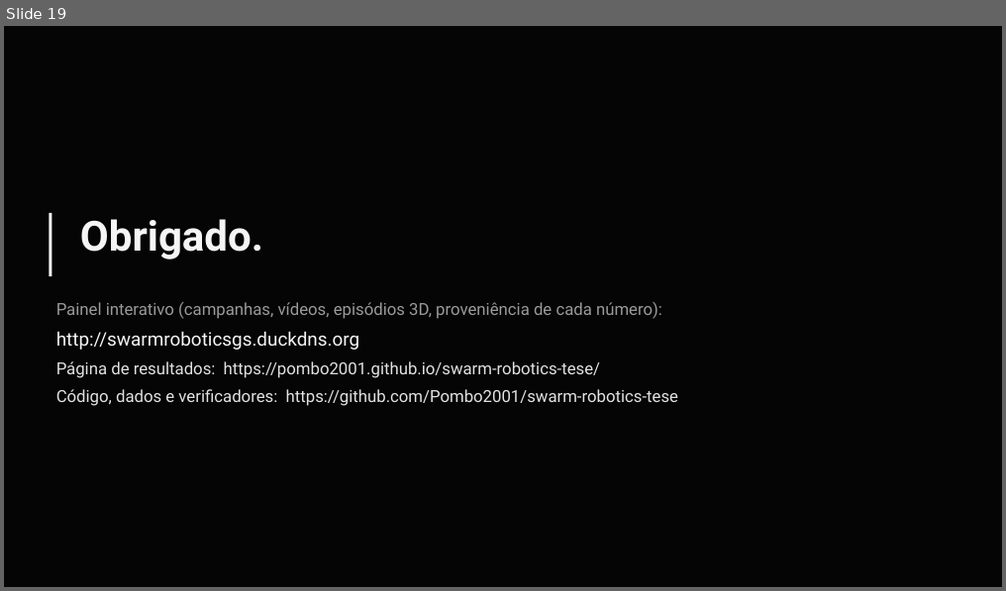
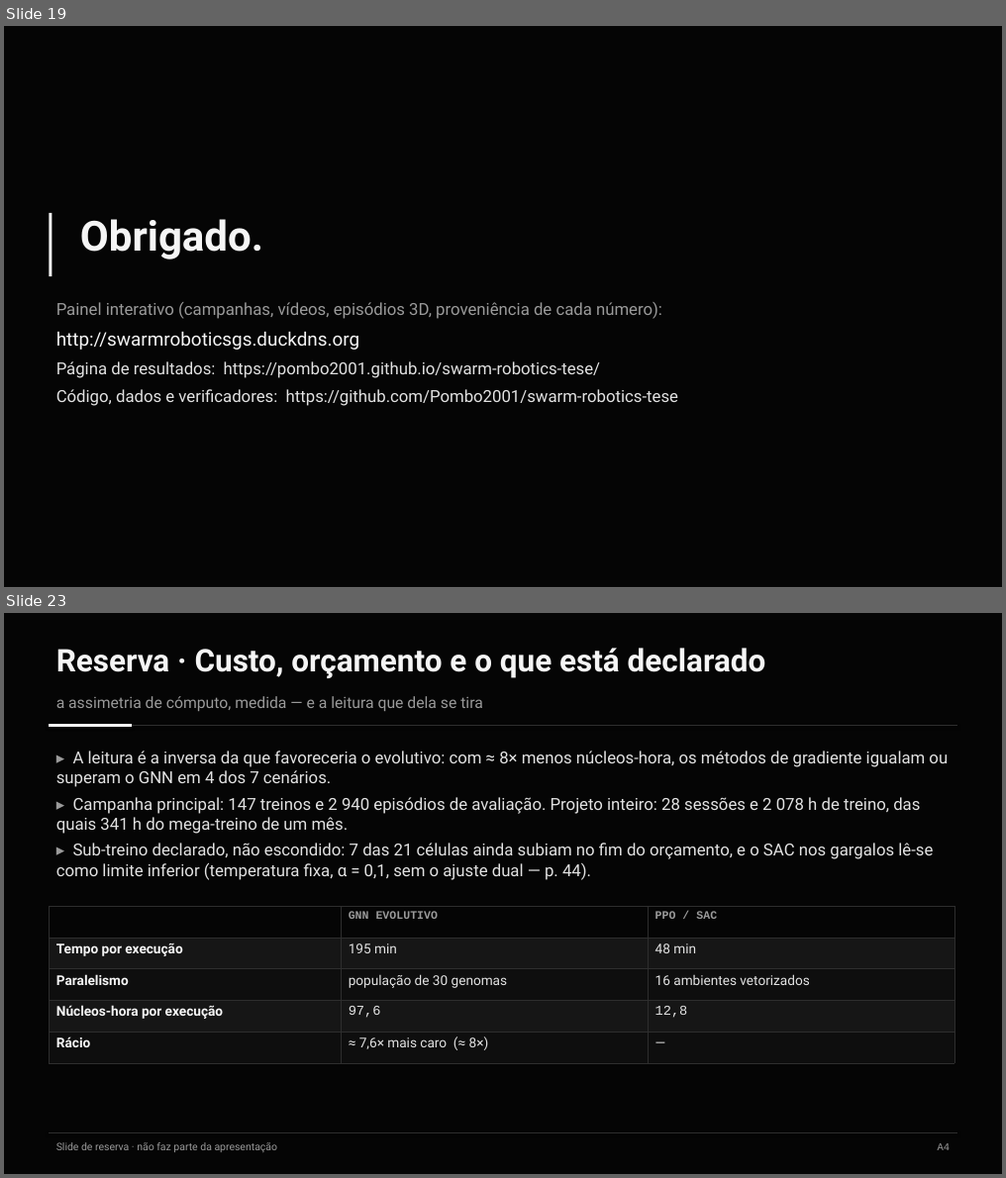
Before and after one commit to Pombo2001/swarm-robotics-tese, a slide deck: Defesa/slides_defesa.pptx. Shown one above the other, each under a label of ours: slide 19 before the commit, slides 19 and 23 after it; the slides between them are not shown. The pictures are 1006x591 and 1006x1178 pixels, drawn with LibreOffice and Linux fonts; fonts in the diff are those of the drawing. Boxes give left, top, right and bottom in pixels: in the first picture for what was removed or moved away, otherwise in the second. Text is boxed around its words. In the diff, an @@ line names an element or a change of style, - is before the commit and + after.

```diff
--- a/Defesa/slides_defesa.pptx
+++ b/Defesa/slides_defesa.pptx
@@ slide 23 added at [4,613,1002,1174], background #FFFFFF @@
@@ rectangle added at [4,613,1002,1174], fill #050505 @@
@@ text added at [56,648,766,678], 30 pt, text #F5F5F5, bold @@
+Reserva · Custo, orçamento e o que está declarado
@@ text added at [56,696,483,711], 15 pt, text #9A9A9A @@
+a assimetria de cómputo, medida — e a leitura que dela se tira
@@ line added from (49, 725) to (957, 725), #2E2E2E 0.75 pt @@
@@ line added from (49, 725) to (132, 725), #F5F5F5 2.5 pt @@
@@ text added at [56,751,947,880], 16 pt, text #E2E2E2 @@
+▸ A leitura é a inversa da que favoreceria o evolutivo: com ≈ 8× menos núcleos-hora, os métodos de gradiente igualam ou superam o GNN em 4 dos 7 cenários.
+▸ Campanha principal: 147 treinos e 2 940 episódios de avaliação. Projeto inteiro: 28 sessões e 2 078 h de treino, das quais 341 h do mega-treino de um mês.
+▸ Sub-treino declarado, não escondido: 7 das 21 células ainda subiam no fim do orçamento, e o SAC nos gargalos lê-se como limite inferior (temperatura fixa, α = 0,1, sem o ajuste dual — p. 44).
@@ table added at [49,906,954,1063], 5 rows, 3 columns @@
+ | GNN EVOLUTIVO | PPO / SAC
+Tempo por execução | 195 min | 48 min
+Paralelismo | população de 30 genomas | 16 ambientes vetorizados
+Núcleos-hora por execução | 97,6 | 12,8
+Rácio | ≈ 7,6× mais caro (≈ 8×) | —
@@ line added from (49, 1134) to (957, 1134), #2E2E2E 0.75 pt @@
@@ text added at [56,1143,278,1153], 10 pt, text #9A9A9A @@
+Slide de reserva · não faz parte da apresentação
@@ text added at [938,1144,950,1151], 10 pt, text #9A9A9A @@
+A4
```
Also in this commit, not shown: 4 slides changed, 5 other slides added, 6 other files.
